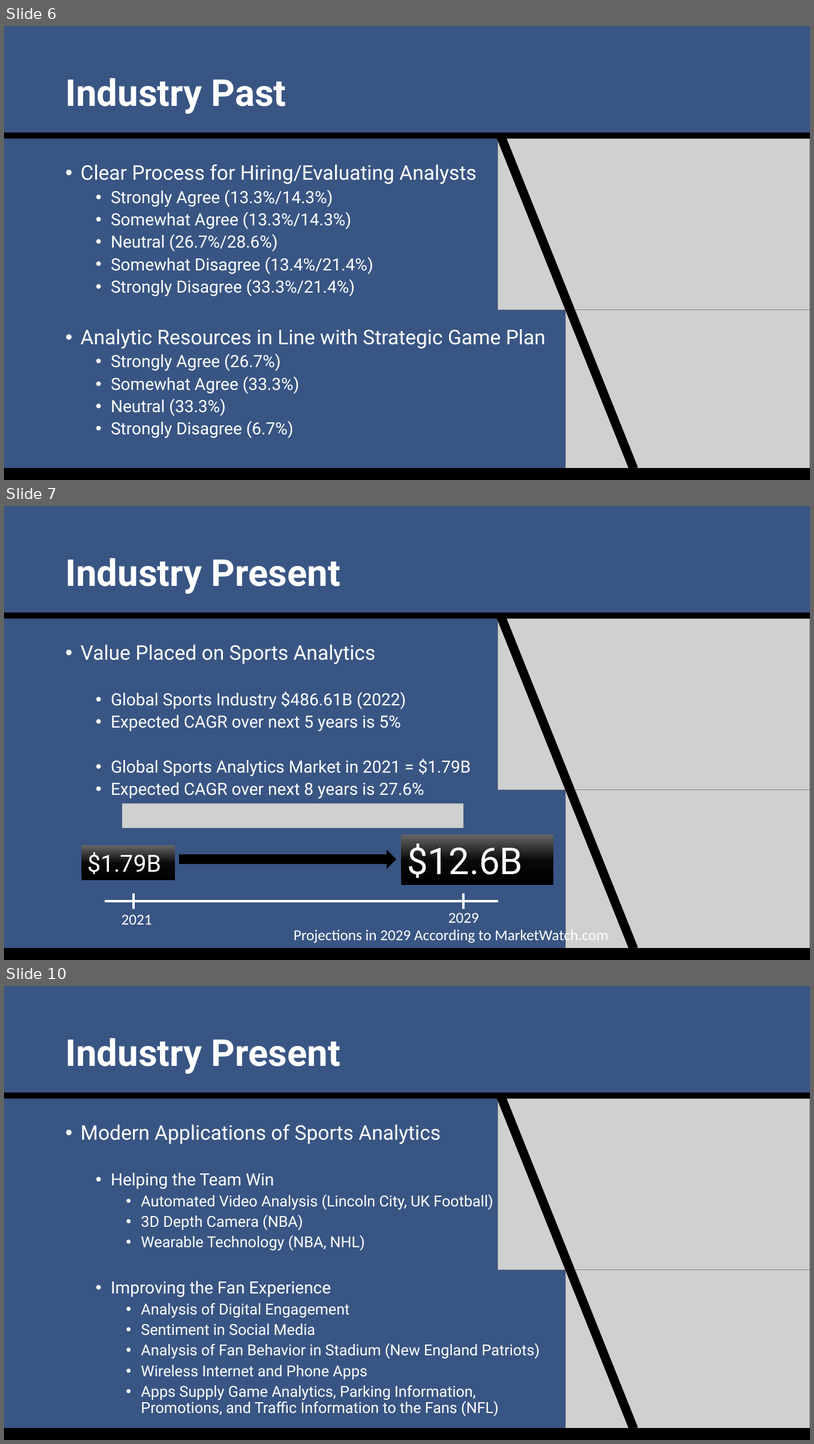
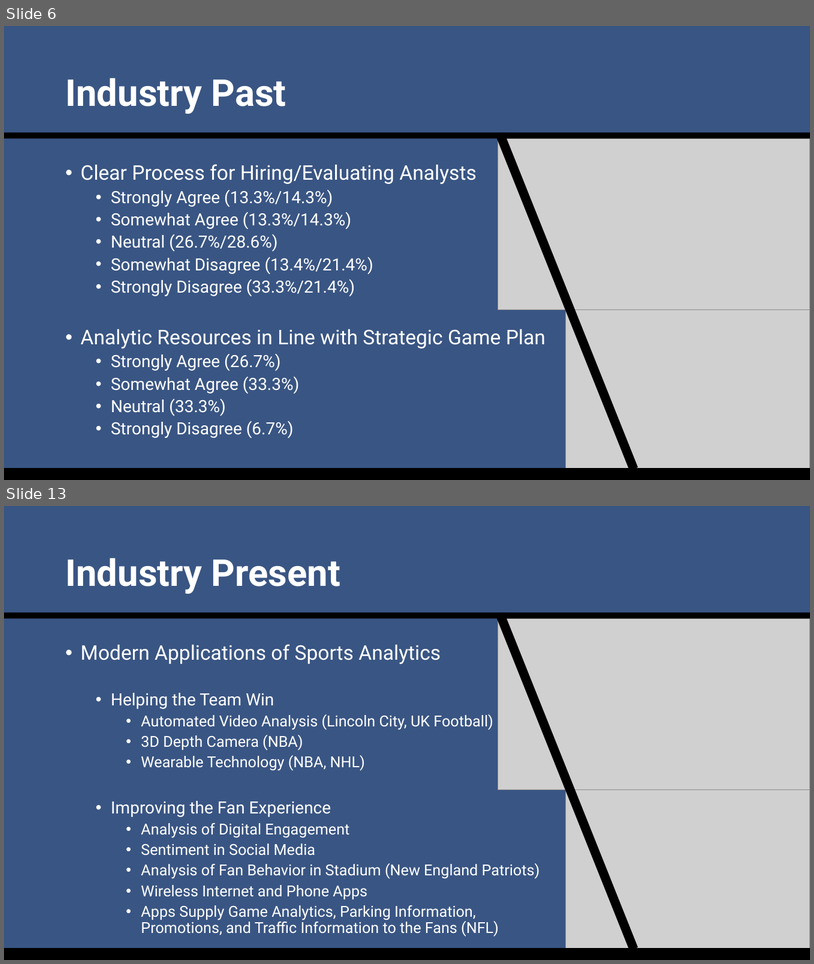
Before and after one commit to SuperMarioGiacomazzo/STOR538_WEBSITE, a slide deck: Slides/Sports Analytics 3/Sports_Analytics_3_Lecture.pptx. Shown one above the other, each under a label of ours: slides 6, 7 and 10 before the commit, slides 6 and 13 after it; the slides between them are not shown. The pictures are 814x1444 and 814x964 pixels, drawn with LibreOffice and Linux fonts; fonts in the diff are those of the drawing; grey boxes stand for pictures. Boxes give left, top, right and bottom in pixels: in the first picture for what was removed or moved away, otherwise in the second. Text is boxed around its words. In the diff, an @@ line names an element or a change of style, - is before the commit and + after.

```diff
--- a/Slides/Sports Analytics 3/Sports_Analytics_3_Lecture.pptx
+++ b/Slides/Sports Analytics 3/Sports_Analytics_3_Lecture.pptx
@@ slide 7 removed at [4, 506, 810, 960], background #395583 @@
@@ title removed at [65, 558, 341, 594] @@
-Industry Present
@@ rectangle removed at [4, 612, 810, 619] @@
@@ rectangle removed at [496, 612, 638, 951] @@
@@ picture removed at [498, 619, 810, 790] @@
@@ text removed at [81, 645, 471, 798] @@
-• Value Placed on Sports Analytics
-  • Global Sports Industry $486.61B (2022)
-  • Expected CAGR over next 5 years is 5%
-  • Global Sports Analytics Market in 2021 = $1.79B
-  • Expected CAGR over next 8 years is 27.6%
@@ picture removed at [566, 789, 810, 960] @@
@@ picture removed at [122, 804, 464, 828] @@
@@ rectangle removed at [81, 846, 175, 880] @@
-$1.79B
@@ rectangle removed at [401, 834, 554, 885] @@
-$12.6B
@@ right arrow removed at [179, 850, 396, 868] @@
@@ line removed from (104, 901) to (499, 901) @@
@@ line removed from (134, 893) to (134, 908) @@
@@ line removed from (464, 893) to (464, 908) @@
@@ text removed at [122, 914, 152, 924] @@
-2021
@@ text removed at [449, 912, 479, 922] @@
-2029
@@ text removed at [294, 927, 608, 943] @@
-Projections in 2029 According to MarketWatch.com
@@ rectangle removed at [4, 948, 810, 960] @@
@@ what was slide 10 is now slide 13 @@
```
Also in this commit, not shown: 2 slides changed, 6 slides added, 2 other slides removed, 14 other files.
